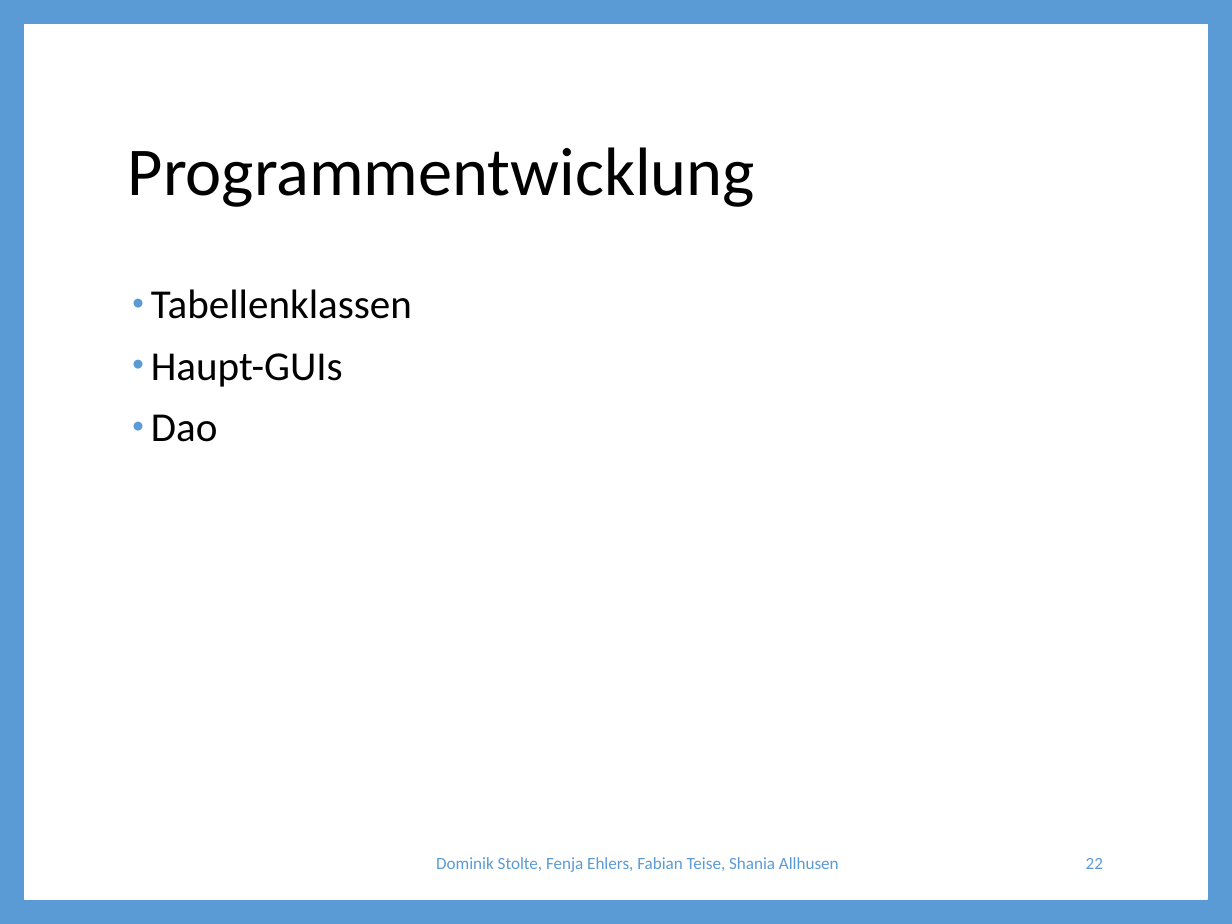
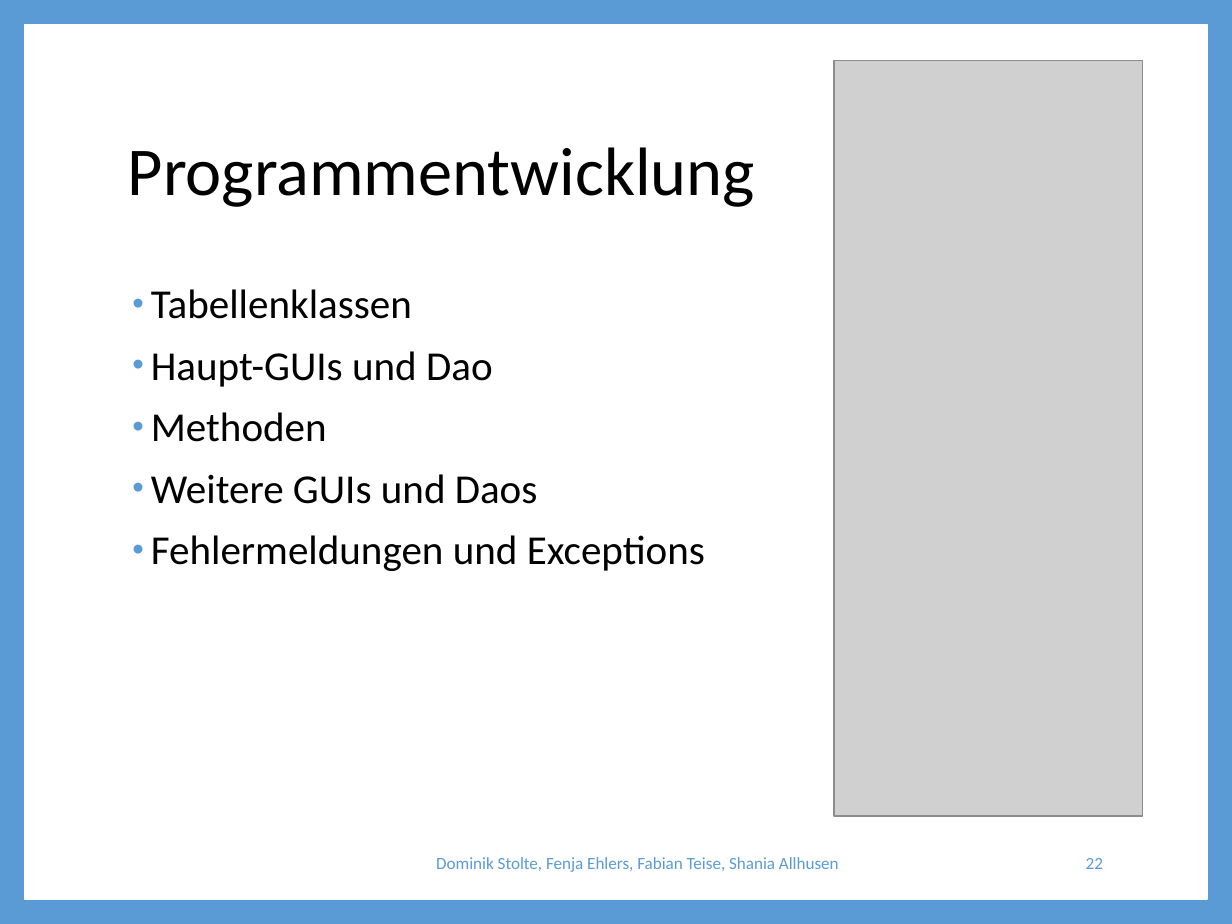
Before and after one commit to ShaniaAllhusen/Mittelstufenprojekt, a slide deck: slide 22 of Projekt-Präsentation.pptx. Drawn at 1232x924 pixels with LibreOffice and Linux fonts; fonts in the diff are those of the drawing; grey boxes stand for pictures. Boxes give left, top, right and bottom in pixels: in the first picture for what was removed or moved away, otherwise in the second. Text is boxed around its words. In the diff, an @@ line names an element or a change of style, - is before the commit and + after.

```diff
--- a/Projekt-Präsentation.pptx
+++ b/Projekt-Präsentation.pptx
@@ picture added at bbox=[834, 60, 1142, 816] @@
@@ text at bbox=[151, 351, 705, 571]: text changed @@
-• Haupt-GUIs
-• Dao
+• Haupt-GUIs und Dao
+• Methoden
+• Weitere GUIs und Daos
+• Fehlermeldungen und Exceptions
```
Also in this commit, not shown: 9 other slides changed.
